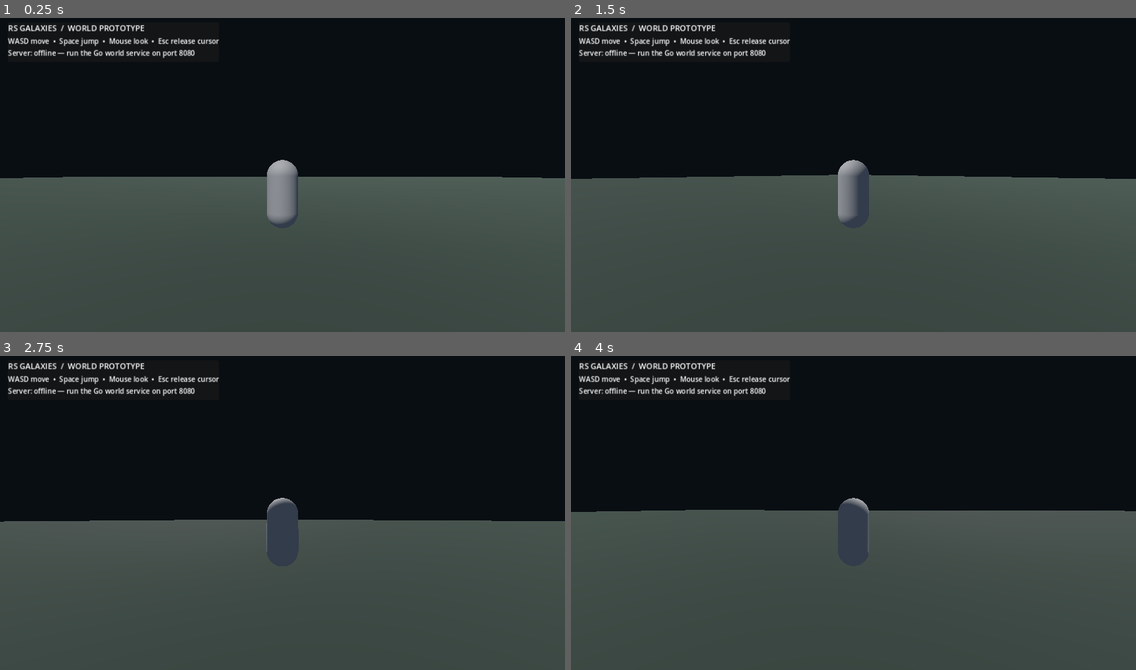
Above: before the commit, frames 1-4 (two rows, left to right).
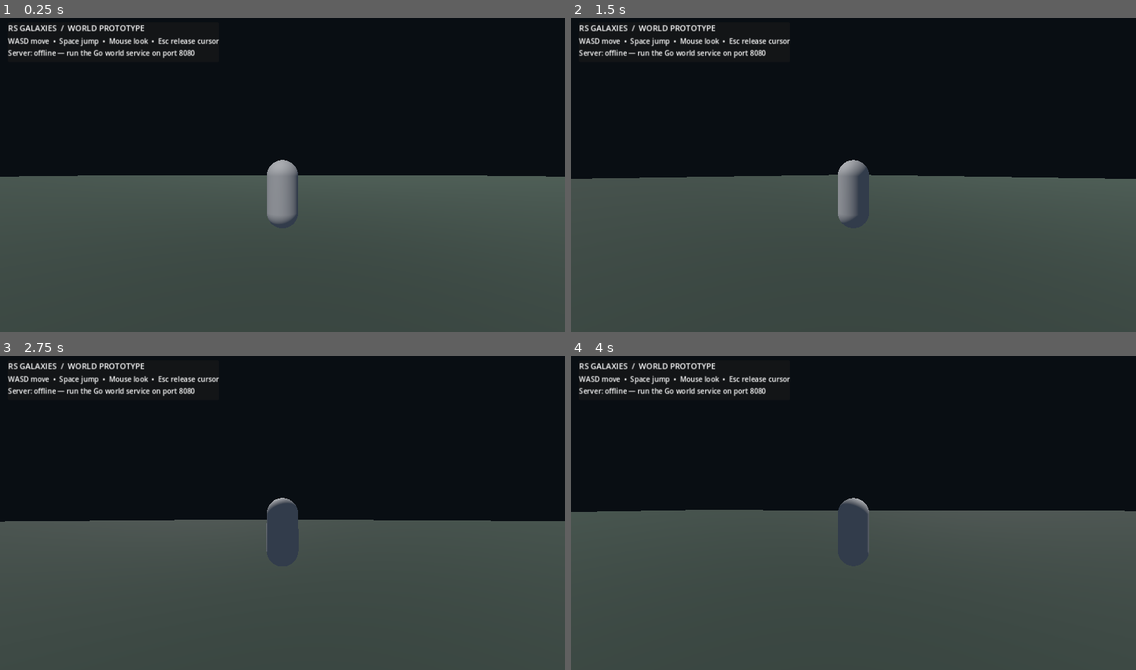
Above: after the commit, the same moments.

Repository: ViViD420/RSGalaxies-
Game: Godot game, scene res://scenes/main.tscn
The game is run twice, just before and just after one commit, with the same random seed, the same clock (stepped at 60 frames per second) and the same inputs.
Inputs (mouse positions are in pixels of both pictures, inside the frame that each line leads up to):
- Up to frame 1 (0.25 s): no input
- Up to frame 2 (1.5 s): tap Enter at 0.5 s; move the mouse to (881, 171) at 0.52 s; hold W from 0.53 s (still down); tap Space at 0.77 s; move the mouse to (825, 175) at 1.27 s
- Up to frame 3 (2.75 s): keep holding W; tap Space at 1.52 s; move the mouse to (293, 506) at 2.02 s
- Up to frame 4 (4 s): keep holding W; move the mouse to (847, 516) at 2.77 s; tap Space at 3.02, 3.77 s; move the mouse to (893, 516) at 3.52 s

The runs differ from the first frame. In frame 1, 0.4% of the frame differs, in the area x 0-100%, y 50-52%; in frame 2, less than 0.1%; in frame 3, less than 0.1%; in frame 4, less than 0.1%.

Commit message:
Correct prototype environment and player spawn height

Diff:
--- a/client/scripts/main.gd
+++ b/client/scripts/main.gd
@@ -14,7 +14,8 @@
 func _build_world() -> void:
 	var environment := WorldEnvironment.new()
 	var world_environment := Environment.new()
-	world_environment.background_mode = Environment.BG_SKY
+	world_environment.background_mode = Environment.BG_COLOR
+	world_environment.background_color = Color(0.035, 0.055, 0.075, 1)
 	world_environment.ambient_light_source = Environment.AMBIENT_SOURCE_COLOR
 	world_environment.ambient_light_color = Color(0.48, 0.56, 0.68)
 	world_environment.ambient_light_energy = 0.65
@@ -47,7 +48,7 @@
 	add_child(floor_body)
 
 	var player := PLAYER_SCENE.instantiate()
-	player.position = Vector3(0.0, 1.0, 0.0)
+	player.position = Vector3(0.0, 0.05, 0.0)
 	add_child(player)
 
 func _build_hud() -> void:
